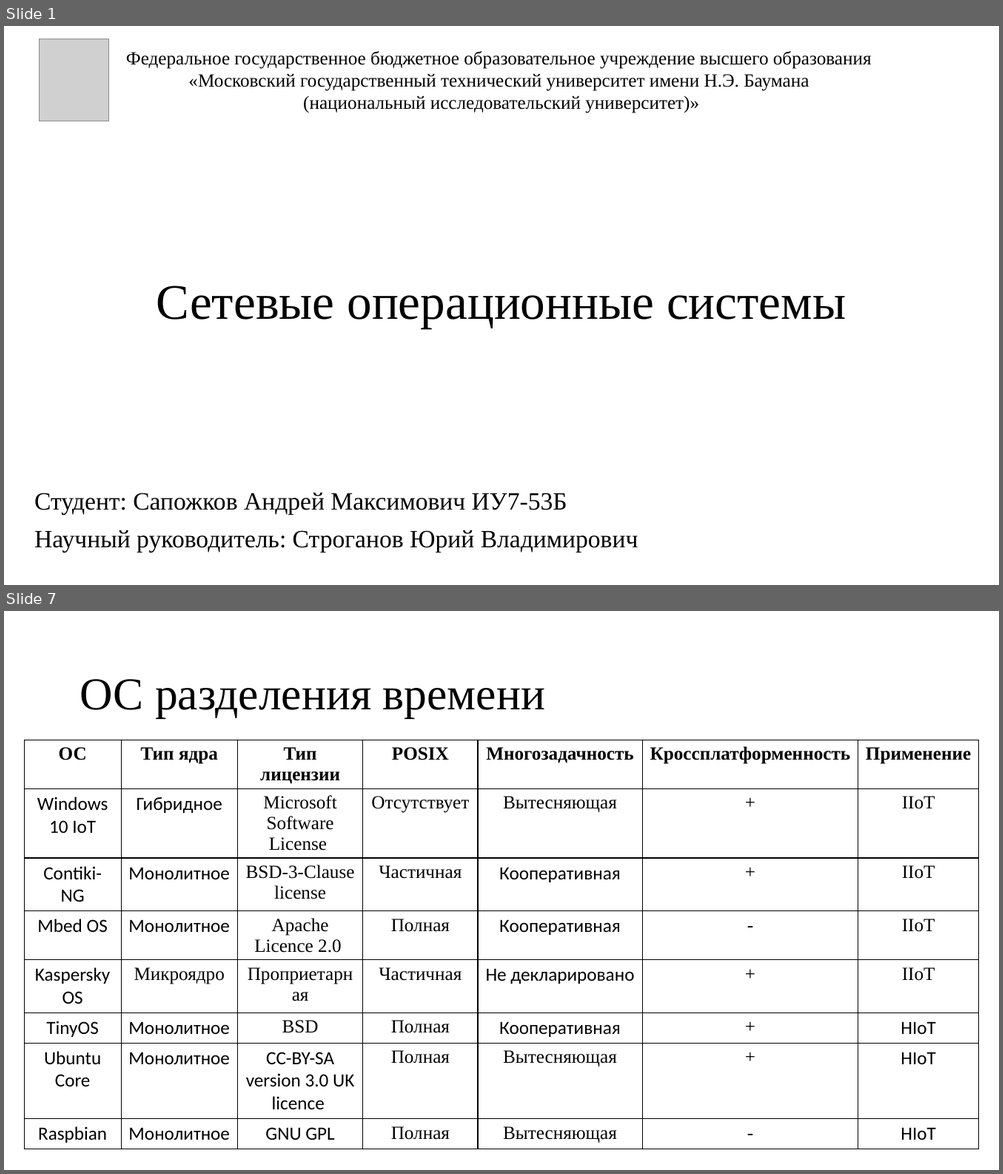
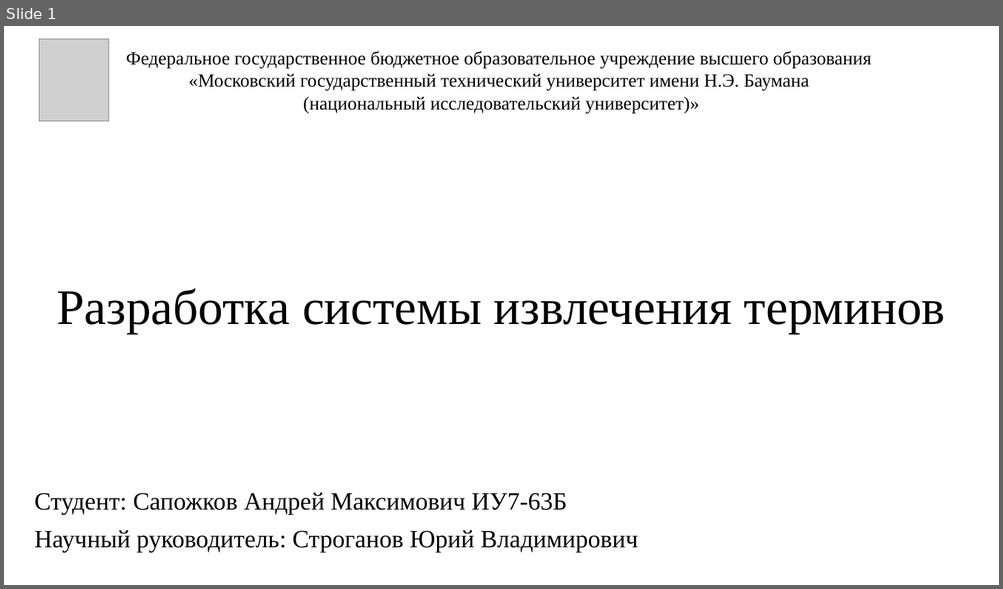
Before and after one commit to Inspirate789/Thermy-backend, a slide deck: docs/presentation/databases/presentation.pptx. Shown one above the other, each under a label of ours: slides 1 and 7 before the commit, slide 1 after it; the slides between them are not shown. The pictures are 1003x1174 and 1003x589 pixels, drawn with LibreOffice and Linux fonts; fonts in the diff are those of the drawing; grey boxes stand for pictures. Boxes give left, top, right and bottom in pixels: in the first picture for what was removed or moved away, otherwise in the second. Text is boxed around its words. In the diff, an @@ line names an element or a change of style, - is before the commit and + after.

```diff
--- a/docs/presentation/databases/presentation.pptx
+++ b/docs/presentation/databases/presentation.pptx
@@ slide 7 removed at <box>4,611,999,1170</box>, background #FFFFFF @@
@@ title removed at <box>79,679,545,718</box> @@
-ОС разделения времени
@@ table removed at <box>24,740,979,1158</box>, 8 rows, 7 columns @@
-ОС | Тип ядра | Тип лицензии | POSIX | Многозадачность | Кроссплатформенность | Применение
-Windows 10 IoT | Гибридное | Microsoft Software License | Отсутствует | Вытесняющая | + | IIoT
-Contiki-NG | Монолитное | BSD-3-Clause license | Частичная | Кооперативная | + | IIoT
-Mbed OS | Монолитное | Apache Licence 2.0 | Полная | Кооперативная | - | IIoT
-KasperskyOS | Микроядро | Проприетарная | Частичная | Не декларировано | + | IIoT
-TinyOS | Монолитное | BSD | Полная | Кооперативная | + | HIoT
-Ubuntu Core | Монолитное | CC-BY-SA version 3.0 UK licence | Полная | Вытесняющая | + | HIoT
-Raspbian | Монолитное | GNU GPL | Полная | Вытесняющая | - | HIoT
@@ slide 1 changed as well @@
@@ title at <box>57,289,945,334</box>: text changed @@
-Сетевые операционные системы
+Разработка системы извлечения терминов
@@ subtitle at <box>34,493,567,515</box>: text changed @@
-Студент: Сапожков Андрей Максимович ИУ7-53Б
+Студент: Сапожков Андрей Максимович ИУ7-63Б
```
Also in this commit, not shown: 12 slides added, 7 other slides removed, 4 other files.
